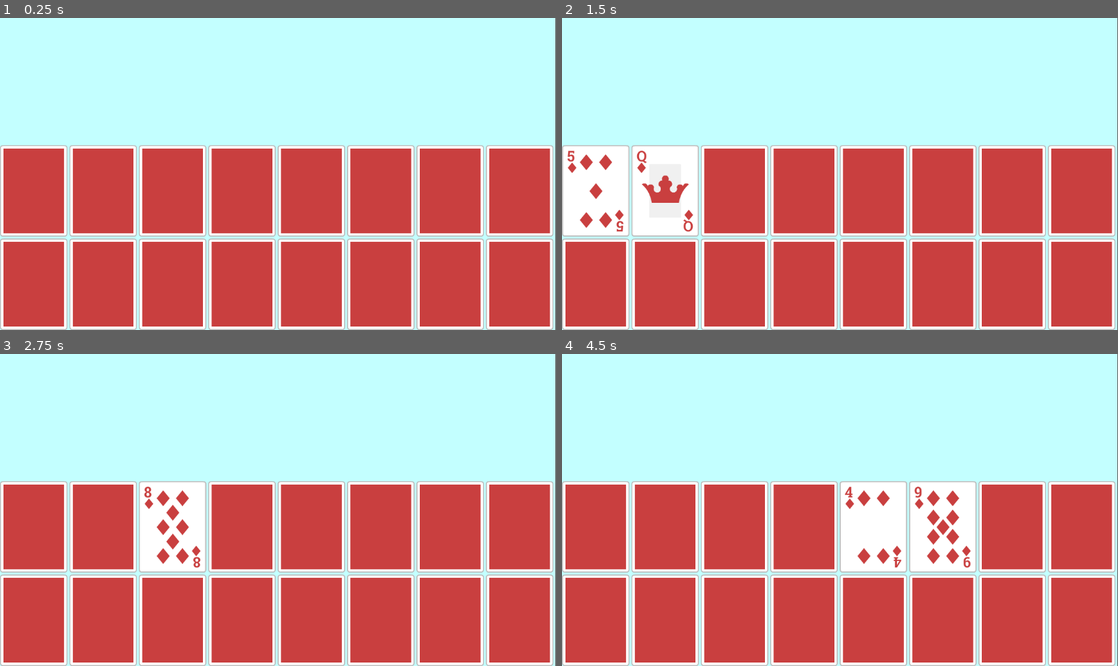
Above: before the commit, frames 1-4 (two rows, left to right).
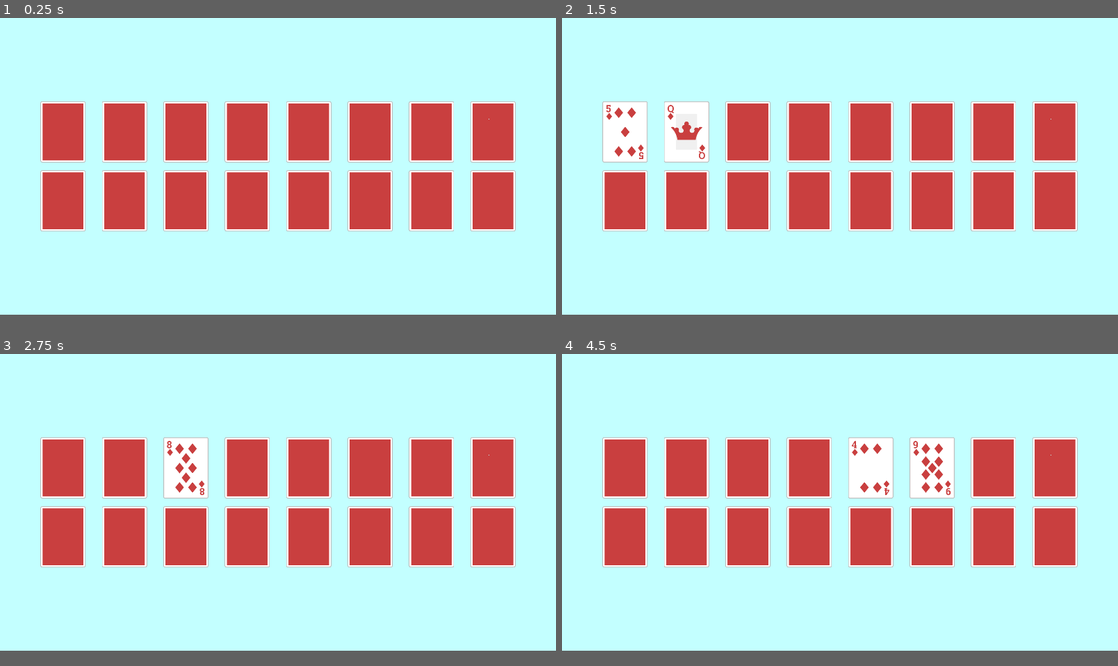
Above: after the commit, the same moments.

Repository: IES-Rafael-Alberti/GameOff2024TurboButaTeam
Game: Godot game, scene res://scenes/board.tscn
Two runs of this game, one before a commit and one after it. Both use one fixed random seed, a clock stepped at 60 frames per second and the inputs below. The project has no main scene, so this scene is started directly.
Inputs (mouse positions are in pixels of both pictures, inside the frame that each line leads up to; where the layout moved, square brackets give the same spot in the first picture):
- Up to frame 1 (0.25 s): no input
- Up to frame 2 (1.5 s): click (623, 136) [595, 189] at 0.5 s; click (684, 136) [667, 189] at 1.25 s
- Up to frame 3 (2.75 s): click (183, 472) [172, 525] at 2 s
- Up to frame 4 (4.5 s): click (806, 472) [806, 525] at 2.75 s; click (867, 472) [873, 525] at 3.5 s; click (928, 472) [940, 525] at 4.25 s
In our replay, the window is 799x449 before the commit and 800x427 after it. These sizes can differ from the game's own. Grey fills any space a smaller window leaves; there, only what the larger window draws over its background counts as a difference.

The runs differ from the first frame. In frame 1, 52% of the frame differs, in the area x 0-100%, y 26-100%; in frame 2, 53%; in frame 3, 53%; in frame 4, 54%.

Commit message:
align cards

Diff:
--- /dev/null
+++ b/assets/shadersTextures/burnNoise.tres
@@ -0,0 +1,6 @@
+[gd_resource type="NoiseTexture2D" load_steps=2 format=3 uid="uid://cgr064vblhvdg"]
+
+[sub_resource type="FastNoiseLite" id="FastNoiseLite_ncg5d"]
+
+[resource]
+noise = SubResource("FastNoiseLite_ncg5d")
--- a/project.godot
+++ b/project.godot
@@ -18,6 +18,12 @@
 
 GameManager="*res://scripts/gameManager.gd"
 
+[display]
+
+window/size/viewport_width=1720
+window/size/viewport_height=920
+window/stretch/mode="canvas_items"
+
 [file_customization]
 
 folder_colors={
--- a/scenes/board.tscn
+++ b/scenes/board.tscn
@@ -20,13 +20,24 @@
 grow_vertical = 2
 color = Color(0.764706, 1, 1, 1)
 
-[node name="grid" type="GridContainer" parent="."]
+[node name="VBoxContainer" type="VBoxContainer" parent="."]
 layout_mode = 1
-anchors_preset = -1
-anchor_top = 0.54
+anchors_preset = 15
 anchor_right = 1.0
 anchor_bottom = 1.0
-offset_top = 0.0799866
 grow_horizontal = 2
-grow_vertical = 0
+grow_vertical = 2
+alignment = 1
+
+[node name="CenterContainer2" type="CenterContainer" parent="VBoxContainer"]
+visible = false
+layout_mode = 2
+
+[node name="CenterContainer" type="CenterContainer" parent="VBoxContainer"]
+layout_mode = 2
+
+[node name="grid" type="GridContainer" parent="VBoxContainer/CenterContainer"]
+layout_mode = 2
+theme_override_constants/h_separation = 50
+theme_override_constants/v_separation = 24
 columns = 8
--- a/scenes/card.tscn
+++ b/scenes/card.tscn
@@ -1,8 +1,18 @@
-[gd_scene load_steps=2 format=3 uid="uid://dup3wc5aw7n4e"]
+[gd_scene load_steps=5 format=3 uid="uid://dup3wc5aw7n4e"]
 
+[ext_resource type="Shader" path="res://scripts/shaders/cardBurn.gdshader" id="1_h38iw"]
 [ext_resource type="Script" path="res://scripts/card.gd" id="1_ykaut"]
+[ext_resource type="Texture2D" uid="uid://cgr064vblhvdg" path="res://assets/shadersTextures/burnNoise.tres" id="2_xtp0r"]
+
+[sub_resource type="ShaderMaterial" id="ShaderMaterial_sdw7t"]
+shader = ExtResource("1_h38iw")
+shader_parameter/dissolve_value = 1.0
+shader_parameter/burn_size = 0.4
+shader_parameter/burn_color = null
+shader_parameter/dissolve_texture = ExtResource("2_xtp0r")
 
 [node name="Card" type="TextureButton"]
+material = SubResource("ShaderMaterial_sdw7t")
 script = ExtResource("1_ykaut")
 
 [connection signal="pressed" from="." to="." method="_on_pressed"]
--- a/scripts/board.gd
+++ b/scripts/board.gd
@@ -3,6 +3,8 @@
 var numCardsBoard = 8
 var finalCardList: Array
 var cardListSceneTemp
+@onready var grid = $VBoxContainer/CenterContainer/grid
+
 
 # Cargamos la escena que contiene todas las cartas
 @onready var cardListScene = preload("res://scenes/cardList.tscn")
@@ -35,13 +37,13 @@
 	# Tiramos las cartas al grid
 	for i in finalCardList:
 		var cardTemp = i.duplicate()
-		$grid.add_child(cardTemp)
+		grid.add_child(cardTemp)
 
 
 func clearBoard():
-	var cardsInGrid = $grid.get_children()
+	var cardsInGrid = grid.get_children()
 	for i in cardsInGrid:
-		$grid.remove_child(i)
+		grid.remove_child(i)
 
 func restartBoard():
 	finalCardList = []
--- a/scripts/card.gd
+++ b/scripts/card.gd
@@ -49,6 +49,7 @@
 		GameManager.countCouple += 1
 
 	if GameManager.countCouple == 8:
+
 		GameManager.BoardCompleted.emit()
 		GameManager.countCouple = 0
 
--- /dev/null
+++ b/scripts/shaders/cardBurn.gdshader
@@ -0,0 +1,25 @@
+shader_type canvas_item;
+
+uniform sampler2D dissolve_texture : source_color;
+uniform float dissolve_value : hint_range(0,1);
+uniform float burn_size: hint_range(0.0, 1.0, 0.01);
+uniform vec4 burn_color: source_color;
+
+void fragment(){
+    vec4 main_texture = texture(TEXTURE, UV);
+    vec4 noise_texture = texture(dissolve_texture, UV);
+
+	// This is needed to avoid keeping a small burn_color dot with dissolve being 0 or 1
+	// is there another way to do it?
+	float burn_size_step = burn_size * step(0.001, dissolve_value) * step(dissolve_value, 0.999);
+	float threshold = smoothstep(noise_texture.x-burn_size_step, noise_texture.x, dissolve_value);
+	float border = smoothstep(noise_texture.x, noise_texture.x + burn_size_step, dissolve_value);
+
+	COLOR.a *= threshold;
+	COLOR.rgb = mix(burn_color.rgb, main_texture.rgb, border);
+}
+
+//void light() {
+	// Called for every pixel for every light affecting the CanvasItem.
+	// Uncomment to replace the default light processing function with this one.
+//}
